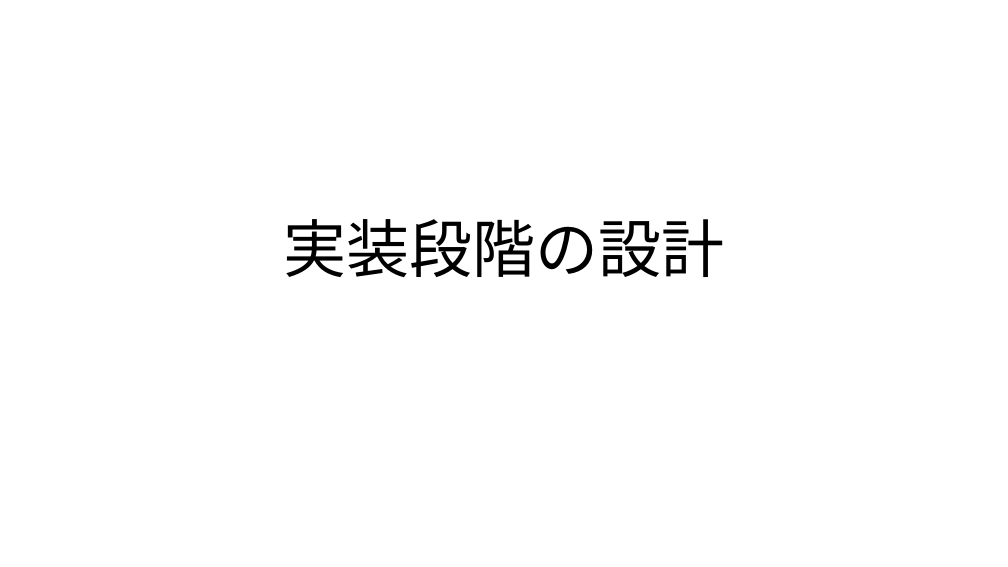
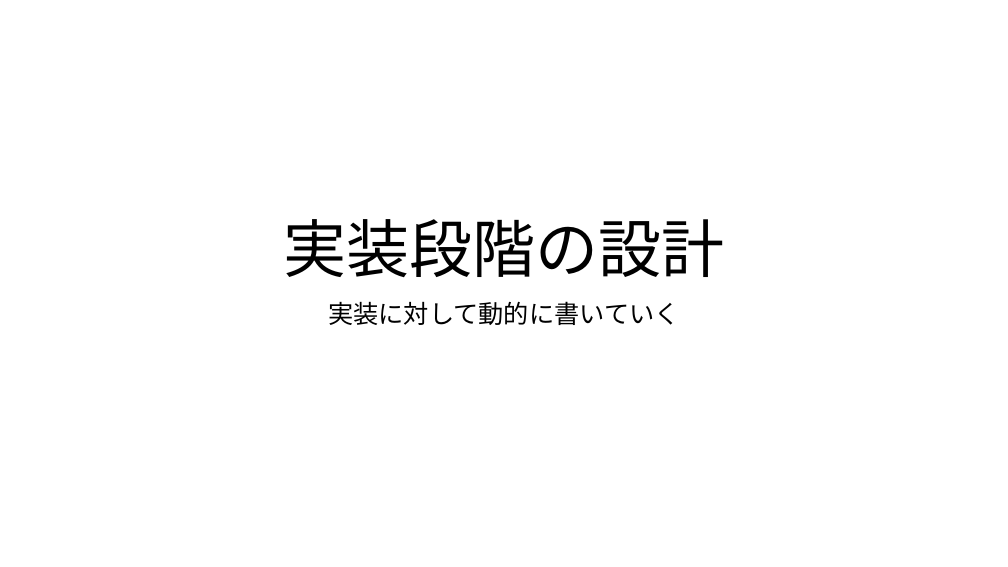
Before and after one commit to s1250103/Public_mori-lab, a slide deck: slide 1 of experiments/b_wide/Implement/plan_implementation.pptx. Drawn at 1008x567 pixels with LibreOffice and Linux fonts; fonts in the diff are those of the drawing. Boxes give left, top, right and bottom in pixels: in the first picture for what was removed or moved away, otherwise in the second. Text is boxed around its words. In the diff, an @@ line names an element or a change of style, - is before the commit and + after.

```diff
--- a/experiments/b_wide/Implement/plan_implementation.pptx
+++ b/experiments/b_wide/Implement/plan_implementation.pptx
@@ subtitle added at (328,301,679,325), 24 pt, text #000000 @@
+実装に対して動的に書いていく
```
Also in this commit, not shown: 2 other slides changed, 1 slide added, 3 other files.
